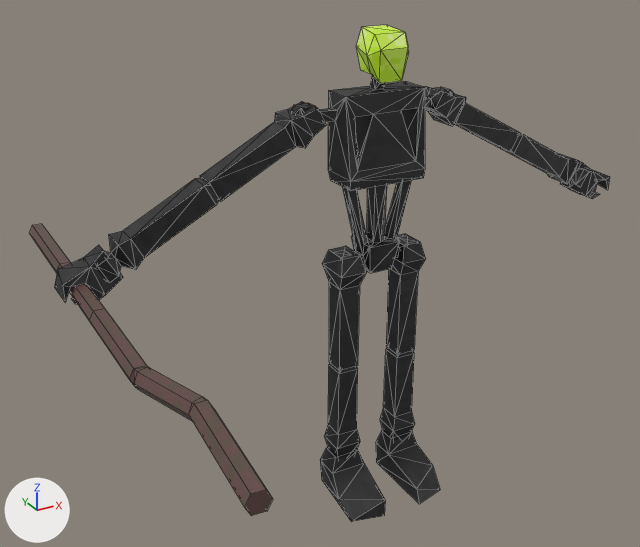
An edit to the Blender file assets/character/brickbot/char_brickbot_3.blend, drawn before and after from the same camera.
Rendered twice from a 50 mm camera at (-1.57, -2.45, 2.26) aimed at (-0.28, -0.1, 1.09). The lights are fixed; the arrows at lower left show +X, +Y and +Z. Mesh edges are drawn as thin lines.

The older version as bpy lines, for what is in view:
```python
me_armr_002 = bpy.data.meshes.new('ArmR.002')
me_armr_002.from_pydata(...)  # 75 vertices, 138 faces; spans x -0.612..0.206, y -0.055..0.054, z 1.481..2.078
me_armr_002.materials.append(mat_plastic_black)  # picture img_char_brickbot_3_plastic_black_png
me_cube_008 = bpy.data.meshes.new('Cube.008')
me_cube_008.from_pydata(...)  # 46 vertices, 47 faces; spans x -8.3..2.31, y -1.46..-0.65, z 7.0..7.33
me_cube_008.materials.append(mat_metal_rusted_002)  # picture img_metal_texture_export_png_002
me_legs_001 = bpy.data.meshes.new('Legs.001')
me_legs_001.from_pydata(...)  # 100 vertices, 176 faces; spans x -0.896..-0.47, y -0.238..0.071, z 0.131..1.111
me_legs_001.materials.append(mat_plastic_black)  # picture img_char_brickbot_3_plastic_black_png
ob_arml_frame = bpy.data.objects.new('arml_frame', me_armr_002)
ob_arml_frame.location = (-0.833, 0.025, 0.356)
ob_arml_frame.rotation_euler = (0.0, 1.082, 0.0)  # degrees (0, 62, 0)
ob_hanr_pipe = bpy.data.objects.new('hanr_pipe', me_cube_008)
ob_hanr_pipe.location = (-0.835, -0.787, 0.0)
ob_hanr_pipe.rotation_euler = (0.0, 0.0, -1.574)  # degrees (0, 0, -90)
ob_hanr_pipe.scale = (0.161, 0.161, 0.161)
ob_legs_frame = bpy.data.objects.new('legs_frame', me_legs_001)
ob_legs_frame.location = (0.678, 0.0, -0.017)
# also in view: 'core_frame' at (0.0, 0.0, 1.43); 'armr_frame' at (-0.66, 0.02, 1.36)
```
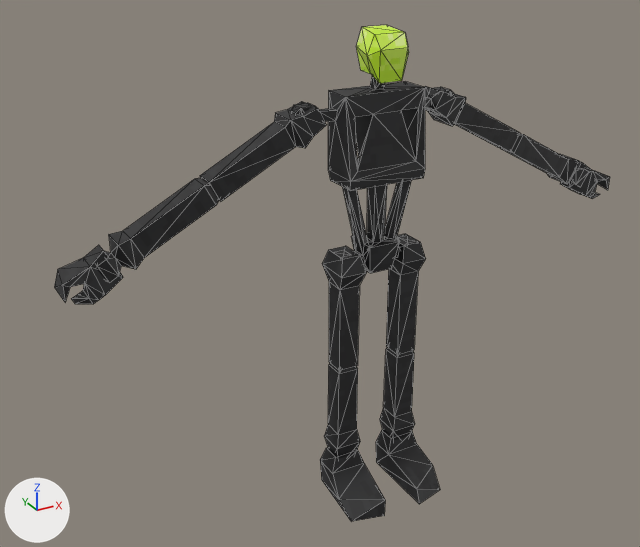
Where the change shows, as pixel boxes (x1, y1, x2, y2) in the pictures (640 x 547 px):
'hanr_pipe', hidden (brown): before (29, 224, 273, 516)

The change in detail:
Object 'hanr_pipe' (ob_hanr_pipe) is now hidden.
